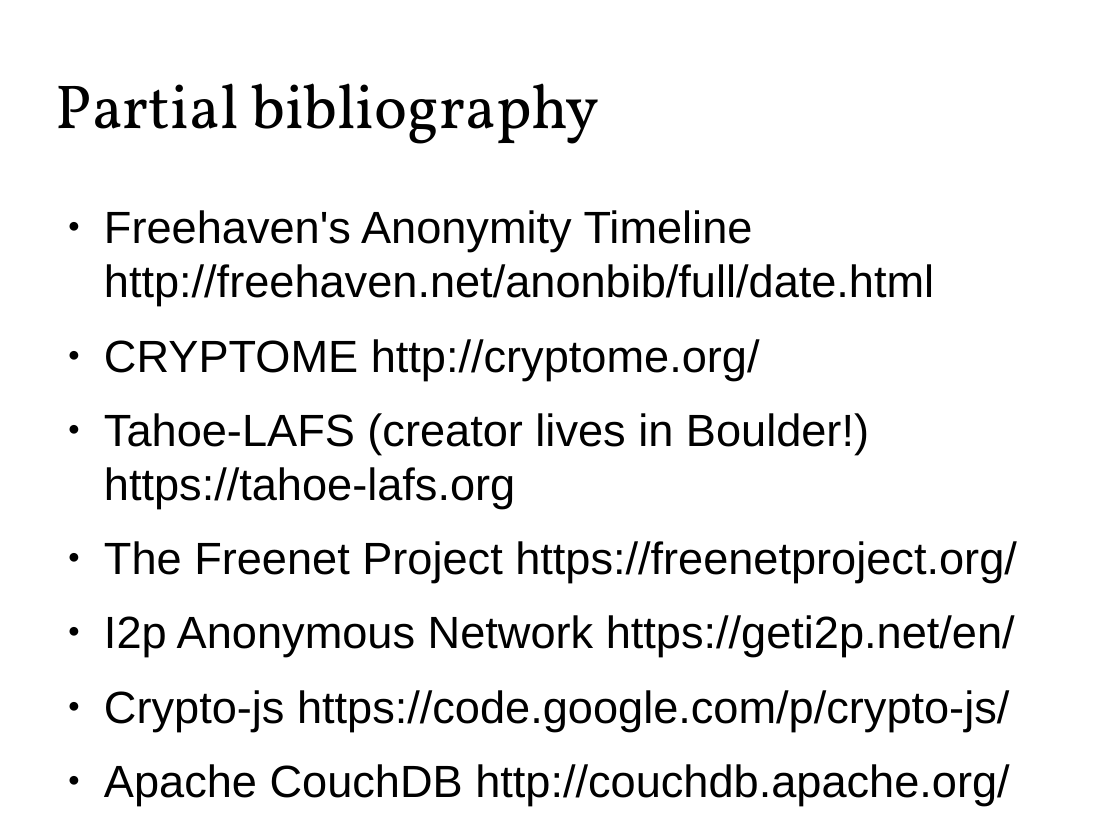
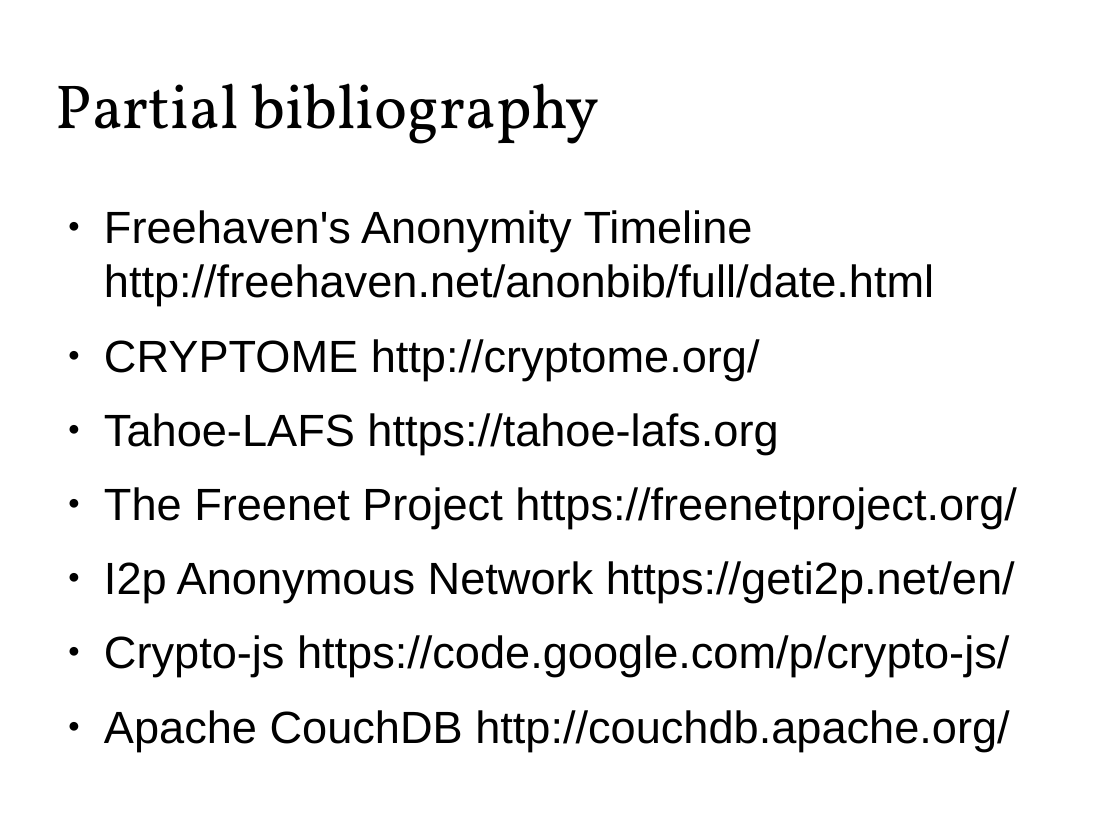
Before and after one commit to Zandrr/phonebook.js, a slide deck: slide 17 of documentation/ecen5013_presentation.odp. Drawn at 1120x840 pixels with LibreOffice and Linux fonts; fonts in the diff are those of the drawing. Boxes give left, top, right and bottom in pixels: in the first picture for what was removed or moved away, otherwise in the second. Text is boxed around its words. In the diff, an @@ line names an element or a change of style, - is before the commit and + after.

```diff
--- a/documentation/ecen5013_presentation.odp
+++ b/documentation/ecen5013_presentation.odp
@@ text at (x1=104, y1=413, x2=778, y2=454): text changed @@
-● Tahoe-LAFS (creator lives in Boulder!) https://tahoe-lafs.org
+● Tahoe-LAFS https://tahoe-lafs.org
```
Also in this commit, not shown: 6 other slides changed, 1 other file.
